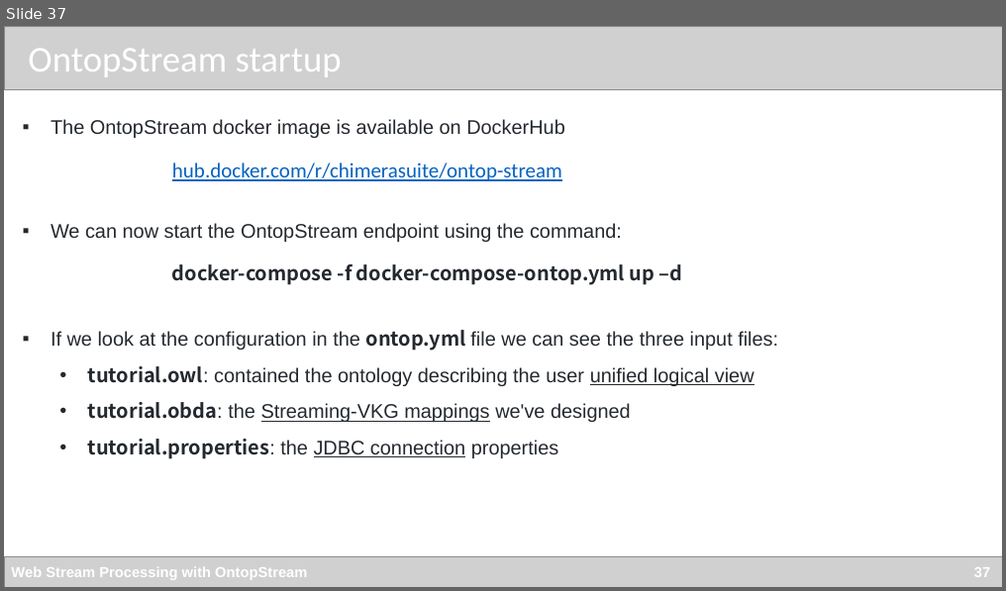
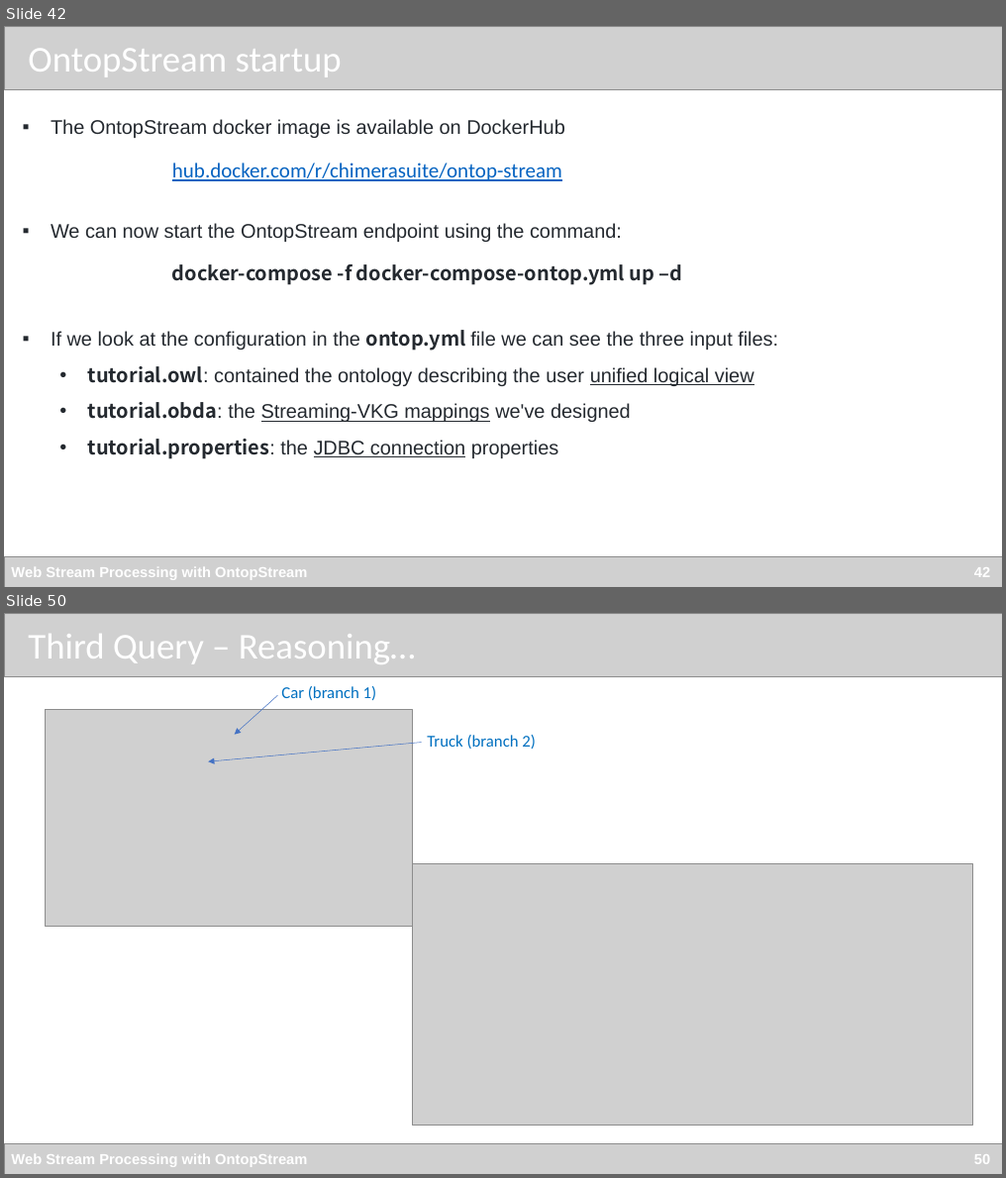
Before and after one commit to chimera-suite/OntopStream-TheWebConf2022Tutorial, a slide deck: Tutorial_WebConf.pptx. Shown one above the other, each under a label of ours: slide 37 before the commit, slides 42 and 50 after it; the slides between them are not shown. The pictures are 1006x591 and 1006x1178 pixels, drawn with LibreOffice and Linux fonts; fonts in the diff are those of the drawing; grey boxes stand for pictures. Boxes give left, top, right and bottom in pixels: in the first picture for what was removed or moved away, otherwise in the second. Text is boxed around its words. In the diff, an @@ line names an element or a change of style, - is before the commit and + after.

```diff
--- a/Tutorial_WebConf.pptx
+++ b/Tutorial_WebConf.pptx
@@ slide 50 added at bbox=[4, 613, 1002, 1174], background #FFFFFF @@
@@ picture added at bbox=[4, 613, 1002, 677] @@
@@ text added at bbox=[28, 634, 416, 664], 35 pt, text #FFFFFF @@
+Third Query – Reasoning…
@@ arrow added from (278, 695) to (235, 735), #4472C4 0.5 pt @@
@@ text added at bbox=[281, 686, 377, 700], 16 pt, text #0070C0 @@
+Car (branch 1)
@@ picture added at bbox=[45, 710, 412, 926] @@
@@ arrow added from (422, 743) to (208, 761), #4472C4 0.5 pt @@
@@ text added at bbox=[427, 735, 536, 749], 16 pt, text #0070C0 @@
+Truck (branch 2)
@@ picture added at bbox=[412, 863, 973, 1126] @@
@@ picture added at bbox=[4, 1144, 1002, 1174] @@
@@ text added at bbox=[11, 1155, 990, 1167], 14 pt, text #FFFFFF, bold @@
+Web Stream Processing with OntopStream 50
@@ what was slide 37 is now slide 42 @@
@@ text at bbox=[11, 568, 990, 580]: text changed @@
-Web Stream Processing with OntopStream 37
+Web Stream Processing with OntopStream 42
```
Also in this commit, not shown: 9 slides changed, 13 other slides added, 1 other file.
